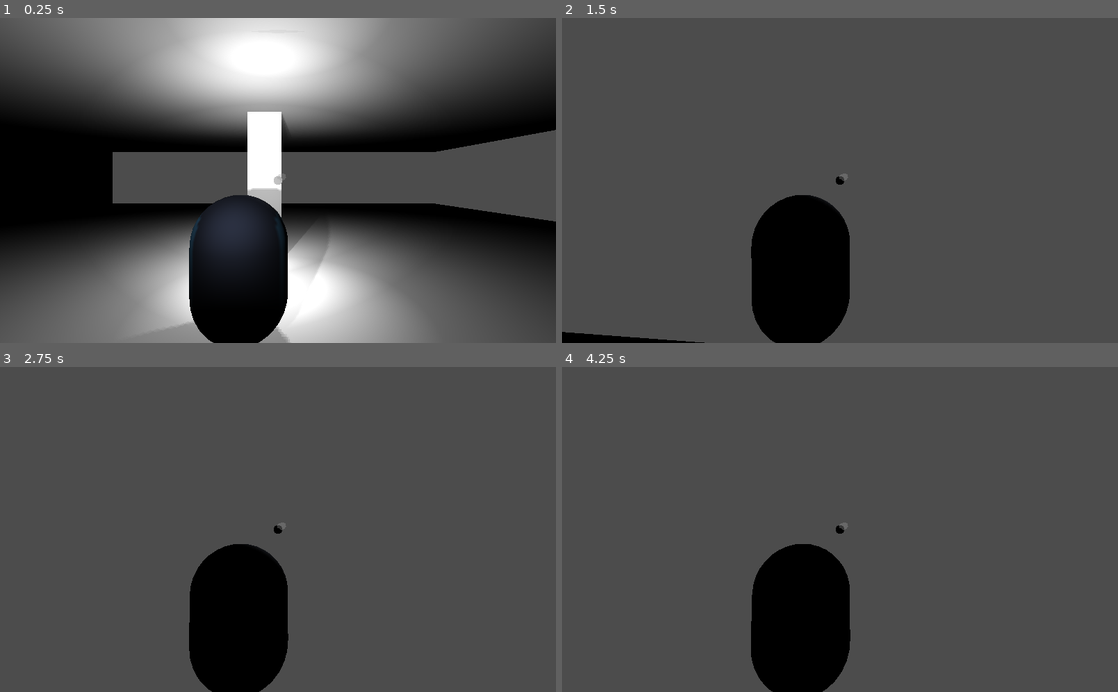
Above: before the commit, frames 1-4 (two rows, left to right).
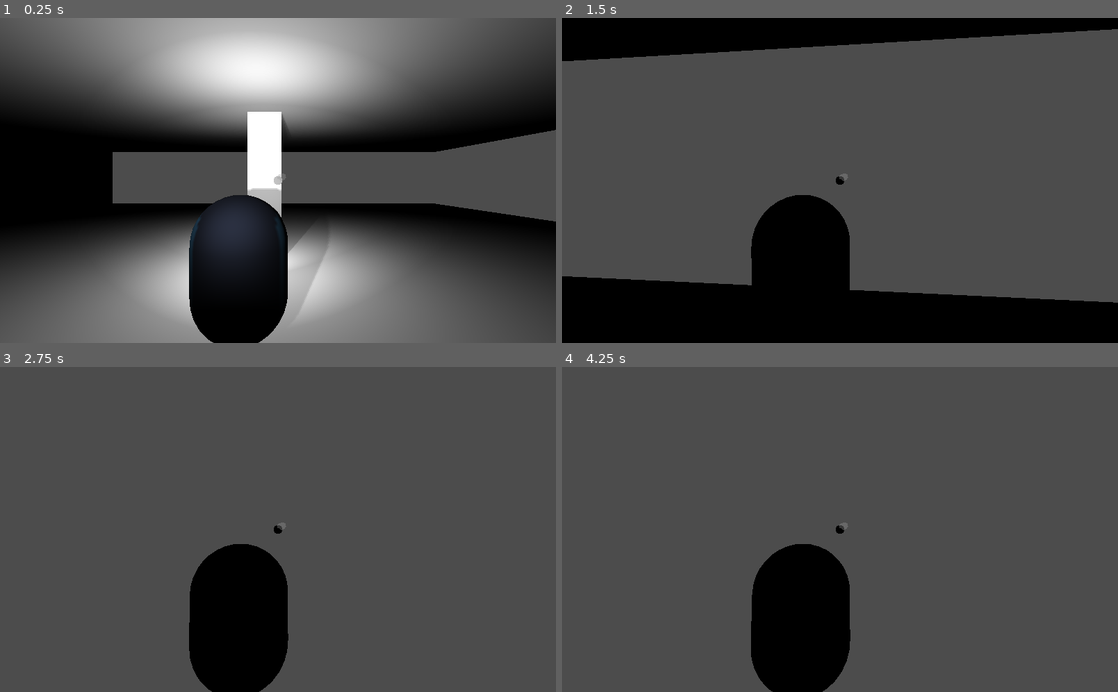
Above: after the commit, the same moments.

Repository: brennosouza/VS-Stealth
Game: Godot game, scene res://scenes/levels/test_level.tscn
The game is run twice, just before and just after one commit, with the same random seed, the same clock (stepped at 60 frames per second) and the same inputs. The engine's default icon, where the game draws it, is replaced by a stand-in: a white triangle on a blue panel in a dark square.
Inputs (mouse positions are in pixels of both pictures, inside the frame that each line leads up to):
- Up to frame 1 (0.25 s): no input
- Up to frame 2 (1.5 s): tap Enter at 0.5 s; move the mouse to (867, 180) at 0.52 s; hold Shift (sprint) 0.53-1.28 s; hold Up (ui_up) from 0.53 s (still down); tap Ctrl (crouch, bound only after the commit) at 0.8, 1.35 s; move the mouse to (812, 180) at 1.27 s
- Up to frame 3 (2.75 s): keep holding Up (ui_up); tap Shift (sprint) at 1.55 s; move the mouse to (289, 523) at 2.02 s; hold F (flashlight) from 2.03 s (still down); tap Ctrl (crouch, bound only after the commit) at 2.3 s
- Up to frame 4 (4.25 s): keep holding Up (ui_up); tap Space at 2.75 s; move the mouse to (834, 536) at 2.77 s; release F (flashlight) at 2.78 s; click (834, 536) at 2.85 s; tap Shift (sprint) at 3.05 s; tap Enter at 3.5 s; move the mouse to (878, 532) at 3.52 s; hold Shift (sprint) from 3.53 s (still down); tap Ctrl (crouch, bound only after the commit) at 3.8 s

The runs differ from the first frame. In frame 1, 7.0% of the frame differs, in the area x 28-72%, y 0-100%; in frame 2, 22%, in the area x 0-100%, y 0-100%; in frame 3, less than 0.1%; in frame 4, less than 0.1%.

Commit message:
Crouching silencioso adicionado

Diff:
--- a/project.godot
+++ b/project.godot
@@ -59,6 +59,11 @@
 "events": [ Object(InputEventMouseButton,"resource_local_to_scene":false,"resource_name":"","device":0,"alt":false,"shi …(212 unchanged characters)…
  ]
 }
+crouch={
+"deadzone": 0.5,
+"events": [ Object(InputEventKey,"resource_local_to_scene":false,"resource_name":"","device":0,"alt":false,"shift":false,"control":false,"meta":false,"command":false,"pressed":false,"scancode":16777238,"unicode":0,"echo":false,"script":null)
+ ]
+}
 
 [physics]
 
--- a/scenes/characters/Player.gd
+++ b/scenes/characters/Player.gd
@@ -8,6 +8,8 @@
 var walking_speed = 20
 var current_speed = 0
 var run_speed = 40
+var crouching = false
+var crouch_speed = 5
 var horizontal_look_sensitivity = 0.004
 var vertical_look_sensitivity = 0.1
 
@@ -51,6 +53,7 @@
 	var velocity = Vector3()
 	var gravity = Vector3()
 	var moving = false
+#	crouching = false
 	current_speed = walking_speed
 
 	var h_rot = $Camroot/Helper.global_transform.basis.get_euler().y
@@ -69,7 +72,15 @@
 		moving = true
 	if Input.is_action_pressed("sprint"):
 		current_speed = run_speed
+		crouching = false
 #		sprinting = true
+	if Input.is_action_just_pressed("crouch"):
+		crouching = !crouching
+		print_debug(crouching)
+	if crouching:
+		current_speed = crouch_speed
+#	if Input.is_action_pressed("crouch"):
+#		current_speed = crouch_speed
 
 	#Gravity
 	if !is_on_floor():
@@ -84,7 +95,7 @@
 	var movement = move_and_slide(direction * current_speed + gravity * gravity_speed)
 
 
-	if moving:
+	if moving and current_speed != crouch_speed:
 
 #		if is_on_wall() and velocity == Vector2.ZERO:
 #				pass
--- a/scenes/characters/Player.tscn
+++ b/scenes/characters/Player.tscn
@@ -87,6 +87,7 @@
 material/0 = null
 
 [node name="OmniLight" type="OmniLight" parent="Camroot/Helper/Camera/Gun"]
+visible = false
 shadow_enabled = true
 
 [node name="audiobullet" type="AudioStreamPlayer3D" parent="Camroot/Helper/Camera/Gun"]
